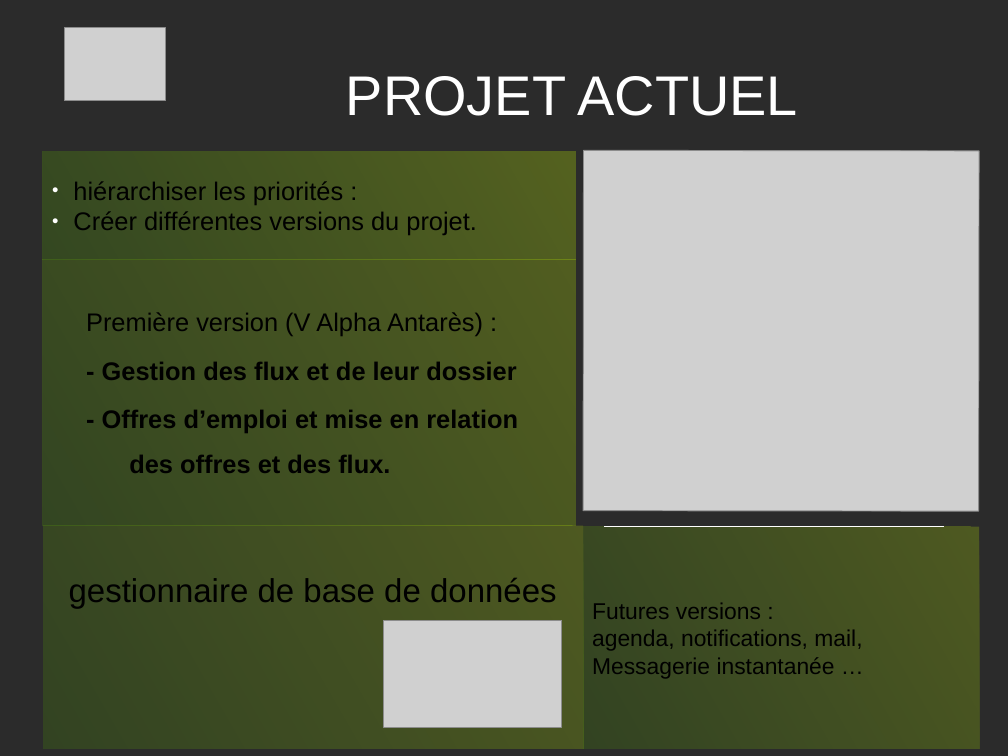
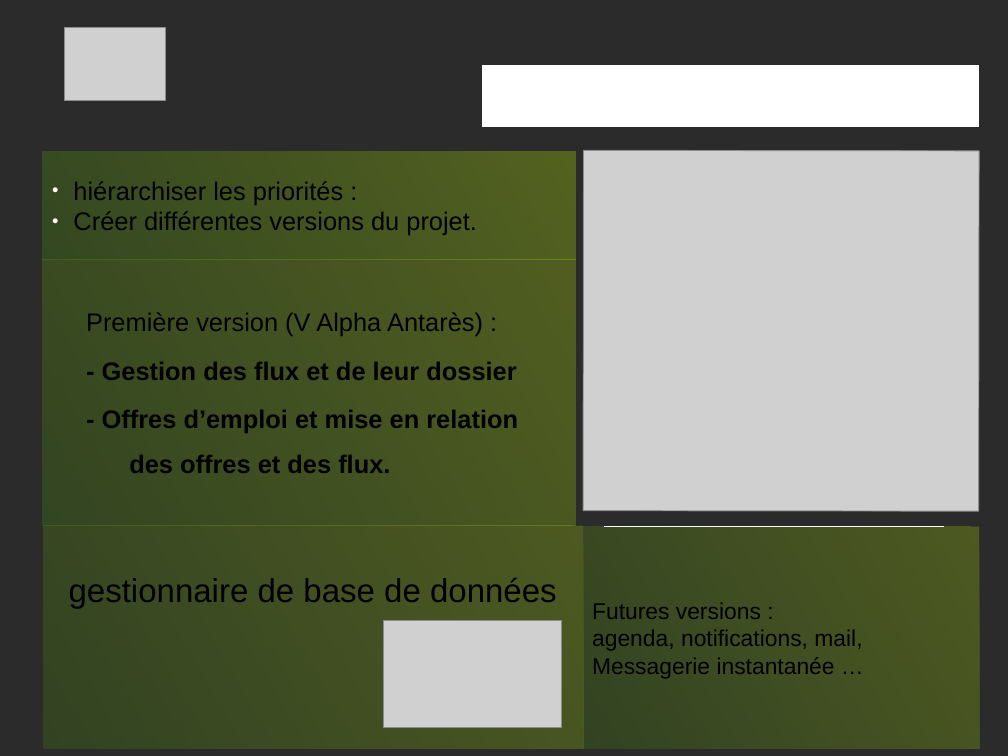
Before and after one commit to PatdeMessac/projets_certif, a slide deck: slide 5 of FACE/Presentation_projet.odp. Drawn at 1008x756 pixels with LibreOffice and Linux fonts; fonts in the diff are those of the drawing; grey boxes stand for pictures; background and template pictures are left out; a plain dark background stands for a picture behind light text. Boxes give left, top, right and bottom in pixels: in the first picture for what was removed or moved away, otherwise in the second. Text is boxed around its words. In the diff, an @@ line names an element or a change of style, - is before the commit and + after.

```diff
--- a/FACE/Presentation_projet.odp
+++ b/FACE/Presentation_projet.odp
@@ title "PROJET ACTUEL": place and size @@
-title "PROJET ACTUEL" at (346, 76, 798, 116)
+title "PROJET ACTUEL" at (513, 65, 965, 127)
@@ title "PROJET ACTUEL" at (513, 65, 965, 127): highlight none to #FFFFFF, letter outline none to #FFFFFF 0.75 pt; alignment centre to right @@
```
Also in this commit, not shown: 4 other slides changed, 2 other files.
